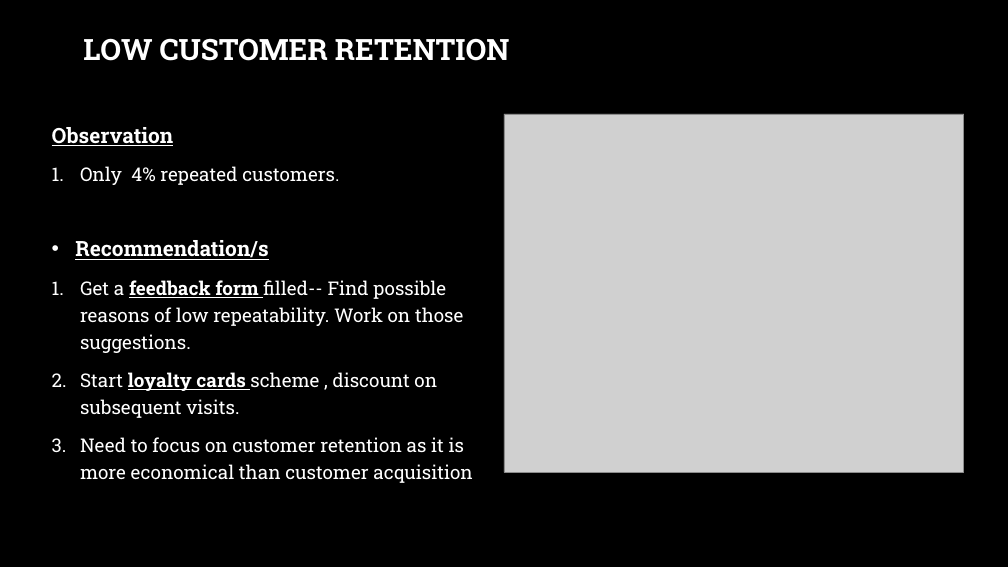
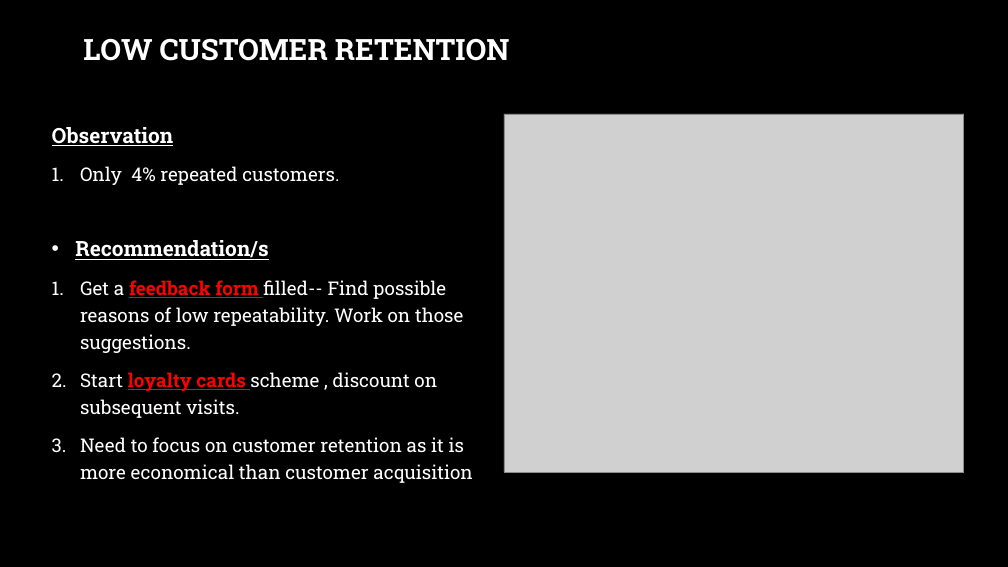
Before and after one commit to lakshay170/hotel_capstone, a slide deck: slide 16 of Hotel capstone.pptx. Drawn at 1008x567 pixels with LibreOffice and Linux fonts; fonts in the diff are those of the drawing; grey boxes stand for pictures; background and template pictures are left out. Boxes give left, top, right and bottom in pixels: in the first picture for what was removed or moved away, otherwise in the second. Text is boxed around its words. In the diff, an @@ line names an element or a change of style, - is before the commit and + after.

```diff
--- a/Hotel capstone.pptx
+++ b/Hotel capstone.pptx
@@ text at (80,280,463,418): text colour #FFFFFF to #FF0000 in "feedback form", "loyalty cards" @@
```
Also in this commit, not shown: 8 other slides changed, 1 slide added, 1 slide removed, 1 other file.
